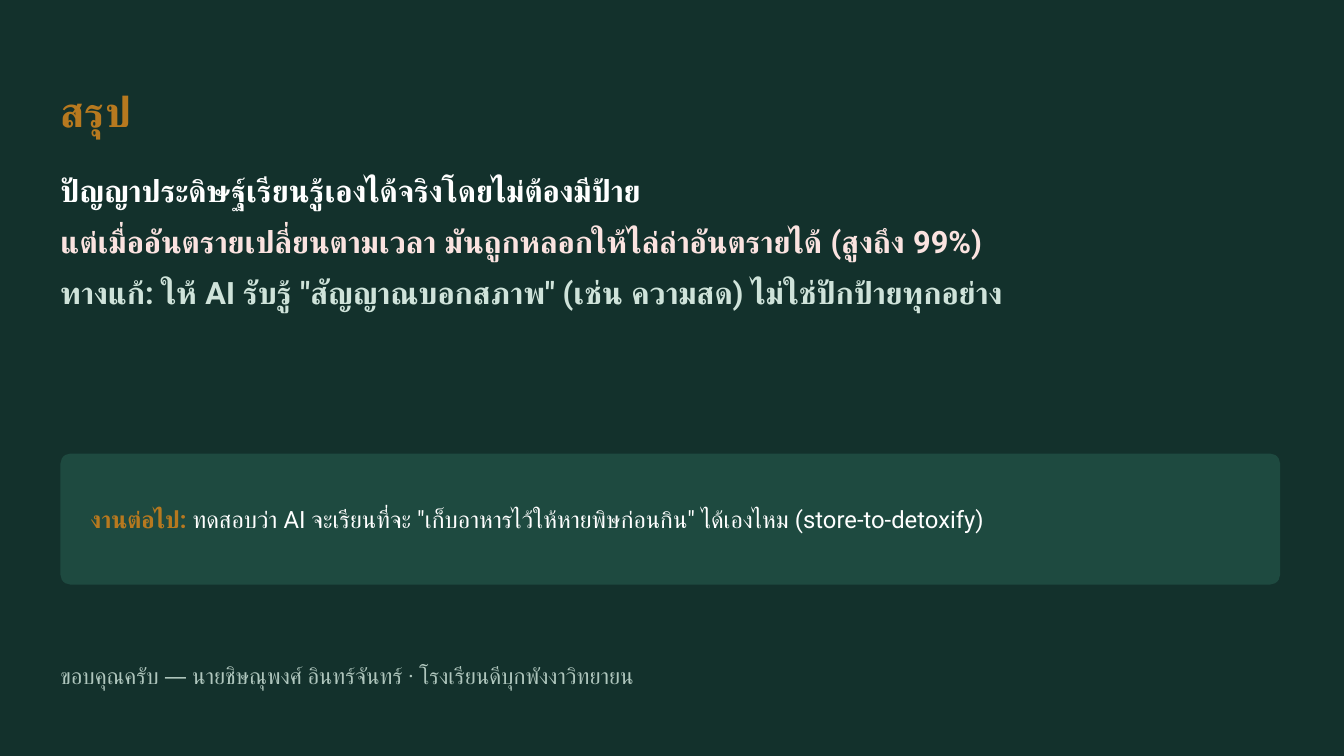
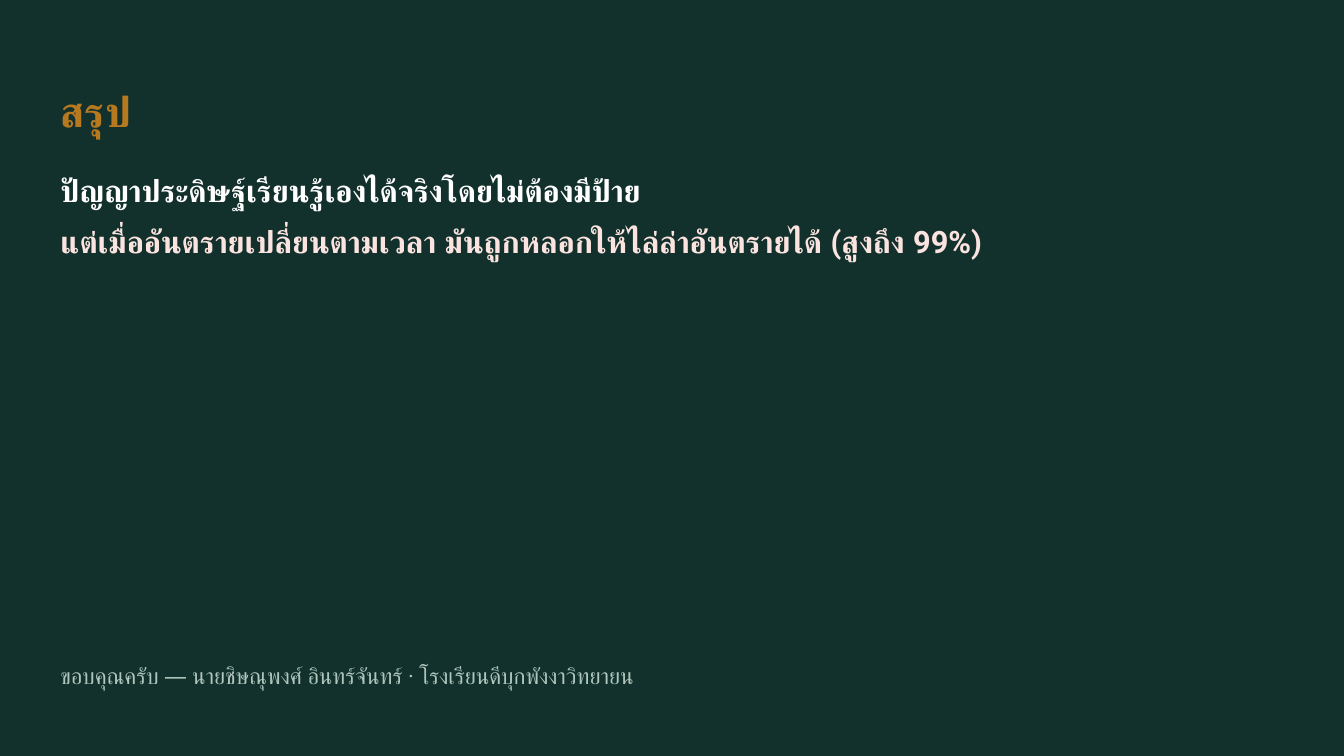
Before and after one commit to sstangkh73/artificial-evolution, a slide deck: slide 10 of reports/nsru_slides_2026-07-11.pptx. Drawn at 1344x756 pixels with LibreOffice and Linux fonts; fonts in the diff are those of the drawing. Boxes give left, top, right and bottom in pixels: in the first picture for what was removed or moved away, otherwise in the second. Text is boxed around its words. In the diff, an @@ line names an element or a change of style, - is before the commit and + after.

```diff
--- a/reports/nsru_slides_2026-07-11.pptx
+++ b/reports/nsru_slides_2026-07-11.pptx
@@ text at [60, 278, 1003, 312]: paragraph removed @@
-ทางแก้: ให้ AI รับรู้ "สัญญาณบอกสภาพ" (เช่น ความสด) ไม่ใช่ปักป้ายทุกอย่าง
@@ rounded rectangle removed at [60, 454, 1280, 585] @@
@@ text removed at [91, 507, 984, 534] @@
-งานต่อไป: ทดสอบว่า AI จะเรียนที่จะ "เก็บอาหารไว้ให้หายพิษก่อนกิน" ได้เองไหม (store-to-detoxify)
```
Also in this commit, not shown: 1 other slide changed, 5 other files.
